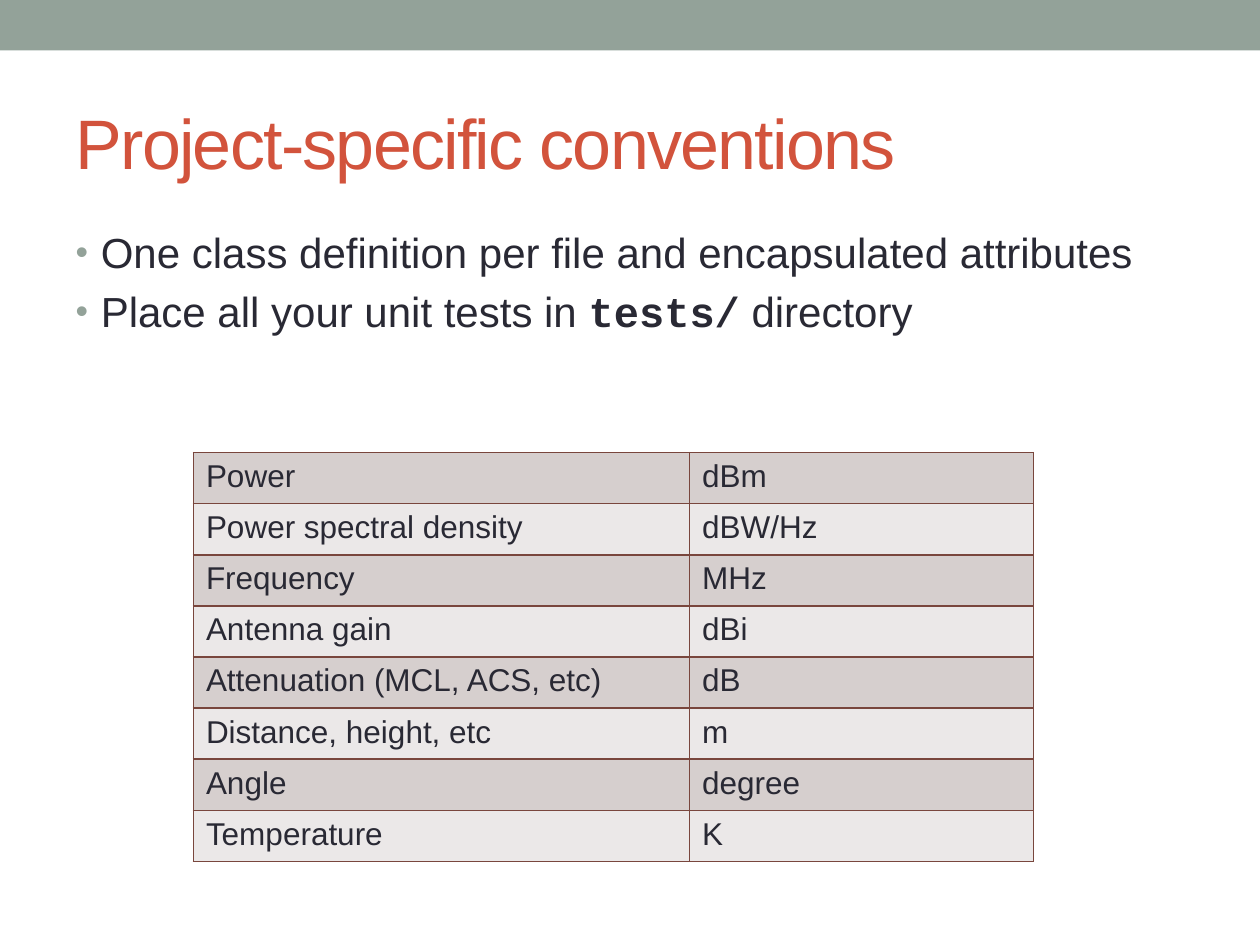
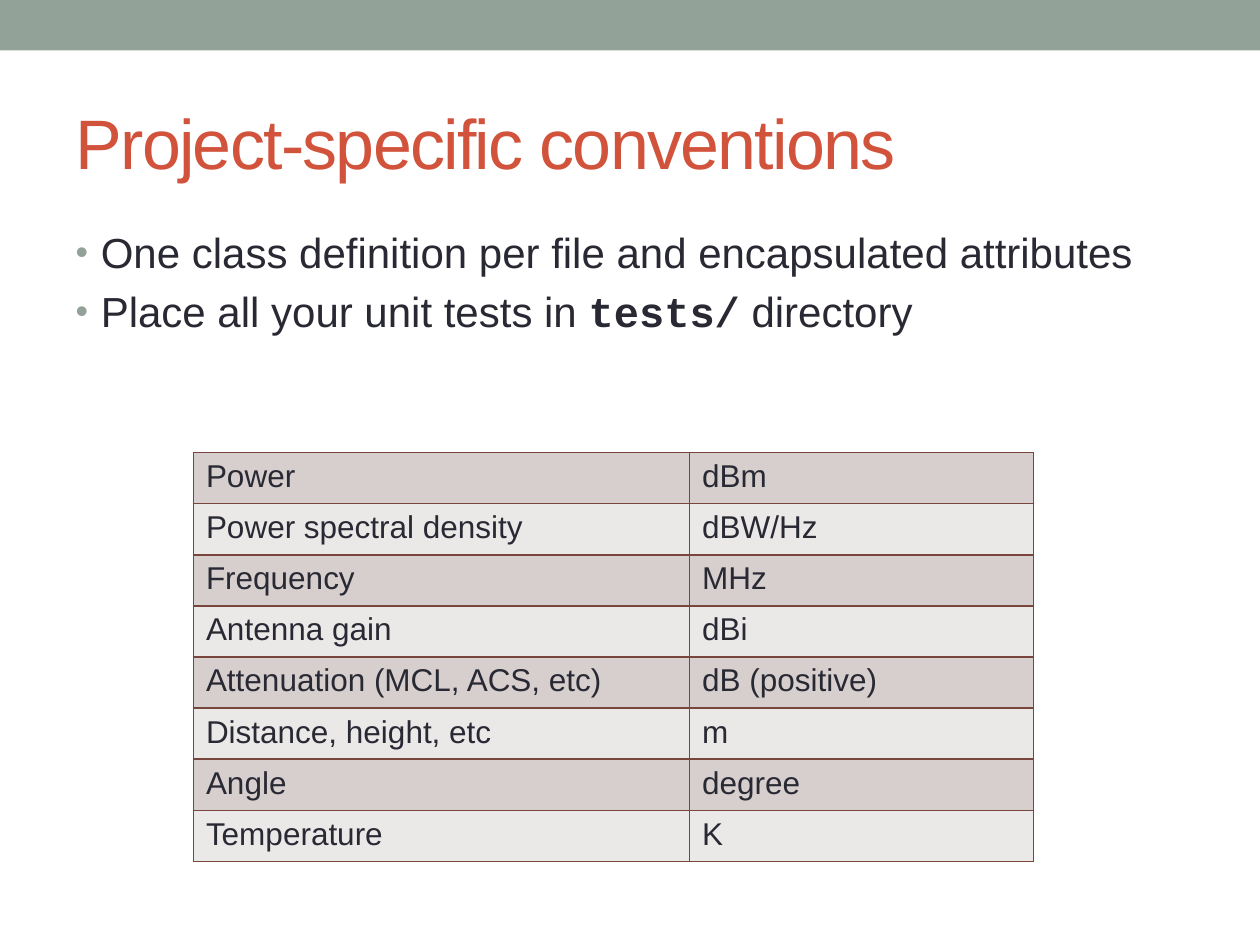
Before and after one commit to SIMULATOR-WG/SHARC, a slide deck: slide 11 of docs/Welcome to SHARC.pptx (slide 5 before the commit). Drawn at 1260x945 pixels with LibreOffice and Linux fonts; fonts in the diff are those of the drawing. Boxes give left, top, right and bottom in pixels: in the first picture for what was removed or moved away, otherwise in the second. Text is boxed around its words. In the diff, an @@ line names an element or a change of style, - is before the commit and + after.

```diff
--- a/docs/Welcome to SHARC.pptx
+++ b/docs/Welcome to SHARC.pptx
@@ table at <box>194,452,1034,861</box> @@
-row 5, column 2: dB
+row 5, column 2: dB (positive)
```
Also in this commit, not shown: 2 other slides changed, 8 slides added, 3 slides removed, 2 other files.
